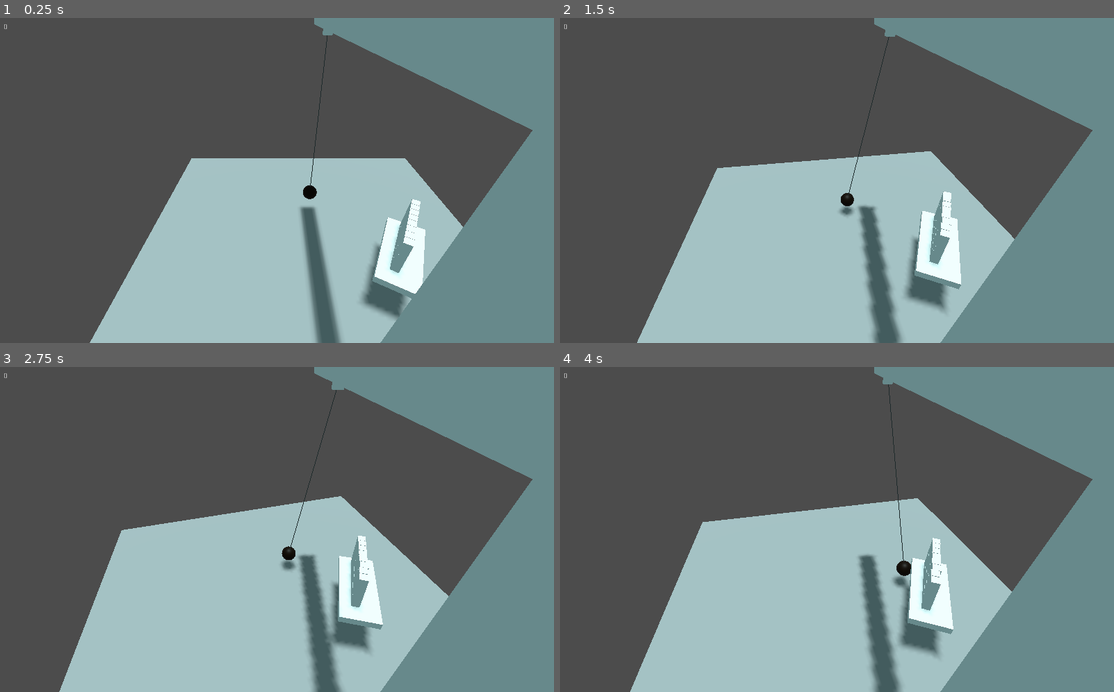
Above: before the commit, frames 1-4 (two rows, left to right).
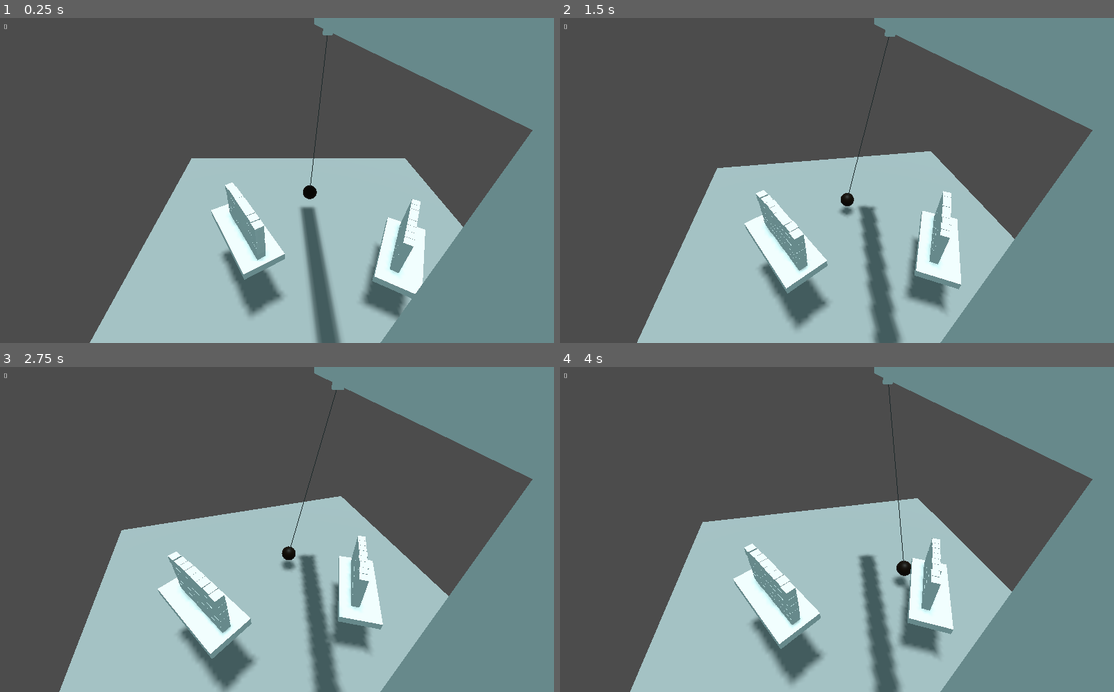
Above: after the commit, the same moments.

Repository: Aroweeri/Get-Rekt
Game: Godot game, scene res://level1.tscn
Two runs of this game, one before a commit and one after it. Both use one fixed random seed, a clock stepped at 60 frames per second and the inputs below.
Inputs (mouse positions are in pixels of both pictures, inside the frame that each line leads up to):
- Up to frame 1 (0.25 s): no input
- Up to frame 2 (1.5 s): move the mouse to (958, 164) at 0.52 s; press the mouse at (958, 164) at 0.53 s; hold E (rotate_right) 0.53-1.28 s; move the mouse to (726, 196) at 1.27 s; release the mouse at (726, 196) at 1.28 s; hold O (backward) from 1.28 s (still down); right-click (726, 196) at 1.35 s
- Up to frame 3 (2.75 s): move the mouse to (332, 458) at 2.02 s; release O (backward) at 2.03 s; press the mouse at (332, 458) at 2.03 s; hold E (rotate_right) from 2.03 s (still down)
- Up to frame 4 (4 s): move the mouse to (809, 594) at 2.77 s; release E (rotate_right) at 2.78 s; release the mouse at (809, 594) at 2.78 s; hold , (forward) 2.78-3.53 s; right-click (809, 594) at 2.85 s; move the mouse to (1003, 578) at 3.52 s; press the mouse at (1003, 578) at 3.53 s; hold A (rotate_left) from 3.53 s (still down)

The runs differ from the first frame. In frame 1, 2.9% of the frame differs, in the area x 38-76%, y 50-92%; in frame 2, 3.3%; in frame 3, 3.7%, in the area x 28-67%, y 51-100%; in frame 4, 3.4%.

Commit message:
Add second target and reorganize node hierarchy.

Diff:
--- a/level1.gd
+++ b/level1.gd
@@ -4,7 +4,10 @@
 
 func _process(delta):
 	score = 0;
-	for i in $target1.get_children():
-		if(!$target1area.overlaps_body(i.get_node("RigidBody"))):
+	for i in $target1.get_node("wall").get_children():
+		if(!$target1.get_node("area").overlaps_body(i.get_node("RigidBody"))):
+			score+=1;
+	for i in $target2.get_node("wall").get_children():
+		if(!$target2.get_node("area").overlaps_body(i.get_node("RigidBody"))):
 			score+=1;
 	$score.text = str(score);
--- a/level1.tscn
+++ b/level1.tscn
@@ -44,30 +44,9 @@
 transform = Transform( 11.114, 0, 0, 0, 1, 0, 0, 0, 11.114, -0.180792, -0.963347, 0.0371075 )
 shape = SubResource( 3 )
 
-[node name="target1" parent="." instance=ExtResource( 2 )]
-transform = Transform( 0.856555, 0, -0.516055, 0, 1, 0, 0.516055, 0, 0.856555, -2.00195, 2.67973, 4.28568 )
-
 [node name="crane" parent="." instance=ExtResource( 3 )]
 
 [node name="Node" type="Node" parent="."]
-
-[node name="target1area" type="Area" parent="."]
-transform = Transform( 0.866025, 0, -0.5, 0, 1, 0, 0.5, 0, 0.866025, -2.34979, 3.40613, 4.20204 )
-
-[node name="CollisionShape" type="CollisionShape" parent="target1area"]
-shape = SubResource( 4 )
-
-[node name="StaticBody" type="StaticBody" parent="."]
-transform = Transform( 0.875507, 0, -0.483206, 0, 1, 0, 0.483206, 0, 0.875507, -2.41853, 2.39968, 4.23925 )
-
-[node name="MeshInstance" type="MeshInstance" parent="StaticBody"]
-transform = Transform( 2.17605, 0, 0, 0, 0.2, 0, 0, 0, 1, 0, 0, 0 )
-mesh = SubResource( 5 )
-material/0 = null
-
-[node name="CollisionShape" type="CollisionShape" parent="StaticBody"]
-transform = Transform( 2.17605, 0, 0, 0, 0.2, 0, 0, 0, 1, 0, 0, 0 )
-shape = SubResource( 6 )
 
 [node name="score" type="Label" parent="."]
 margin_left = 10.0
@@ -77,3 +56,50 @@
 __meta__ = {
 "_edit_use_anchors_": false
 }
+
+[node name="target1" type="Spatial" parent="."]
+
+[node name="wall" parent="target1" instance=ExtResource( 2 )]
+transform = Transform( 0.856555, 0, -0.516055, 0, 1, 0, 0.516055, 0, 0.856555, -2.00195, 2.67973, 4.28568 )
+
+[node name="area" type="Area" parent="target1"]
+transform = Transform( 0.866025, 0, -0.5, 0, 1, 0, 0.5, 0, 0.866025, -2.34979, 3.40613, 4.20204 )
+
+[node name="CollisionShape" type="CollisionShape" parent="target1/area"]
+shape = SubResource( 4 )
+
+[node name="platform" type="StaticBody" parent="target1"]
+transform = Transform( 0.875507, 0, -0.483206, 0, 1, 0, 0.483206, 0, 0.875507, -2.41853, 2.39968, 4.23925 )
+
+[node name="MeshInstance" type="MeshInstance" parent="target1/platform"]
+transform = Transform( 2.17605, 0, 0, 0, 0.2, 0, 0, 0, 1, 0, 0, 0 )
+mesh = SubResource( 5 )
+material/0 = null
+
+[node name="CollisionShape" type="CollisionShape" parent="target1/platform"]
+transform = Transform( 2.17605, 0, 0, 0, 0.2, 0, 0, 0, 1, 0, 0, 0 )
+shape = SubResource( 6 )
+
+[node name="target2" type="Spatial" parent="."]
+transform = Transform( 0.866025, 0, 0.5, 0, 1, 0, -0.5, 0, 0.866025, -2.1466, 3.70333, -3.8548 )
+
+[node name="wall" parent="target2" instance=ExtResource( 2 )]
+transform = Transform( 1, 0, 0, 0, 1, 0, 0, 0, 1, 0, 0, 0 )
+
+[node name="area" type="Area" parent="target2"]
+transform = Transform( 1, 0, 0, 0, 1, 0, 0, 0, 1, 0, 1.07099, 0 )
+
+[node name="CollisionShape" type="CollisionShape" parent="target2/area"]
+shape = SubResource( 4 )
+
+[node name="platform" type="StaticBody" parent="target2"]
+transform = Transform( 1, 0, 0, 0, 1, 0, 0, 0, 1, 0, 0, 0 )
+
+[node name="MeshInstance" type="MeshInstance" parent="target2/platform"]
+transform = Transform( 2.17605, 0, 0, 0, 0.2, 0, 0, 0, 1, 0, 0, 0 )
+mesh = SubResource( 5 )
+material/0 = null
+
+[node name="CollisionShape" type="CollisionShape" parent="target2/platform"]
+transform = Transform( 2.17605, 0, 0, 0, 0.2, 0, 0, 0, 1, 0, 0, 0 )
+shape = SubResource( 6 )
